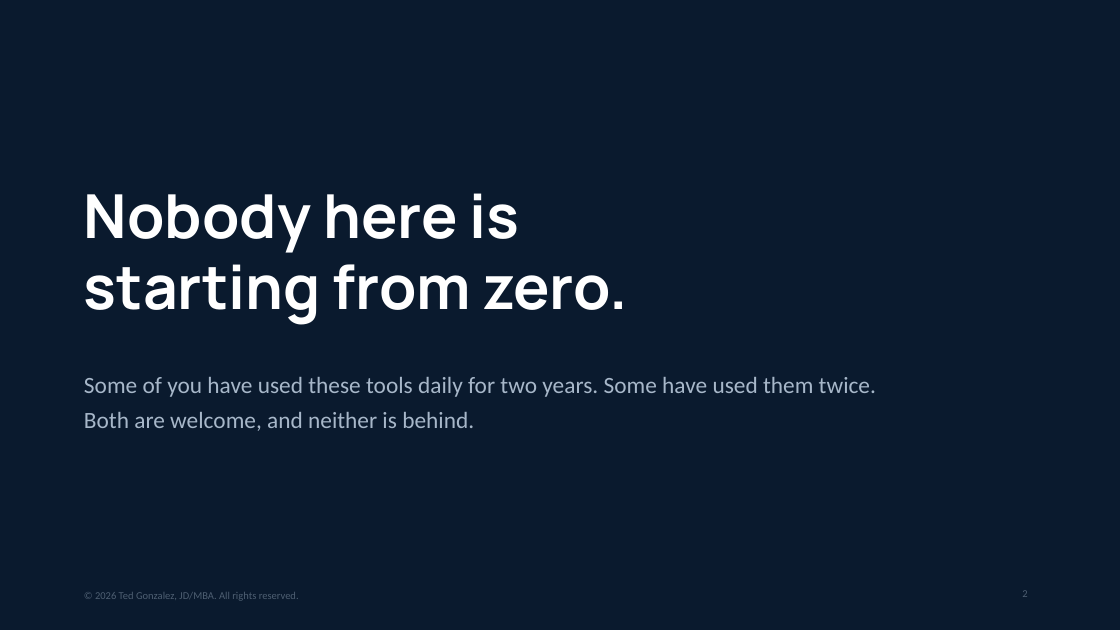
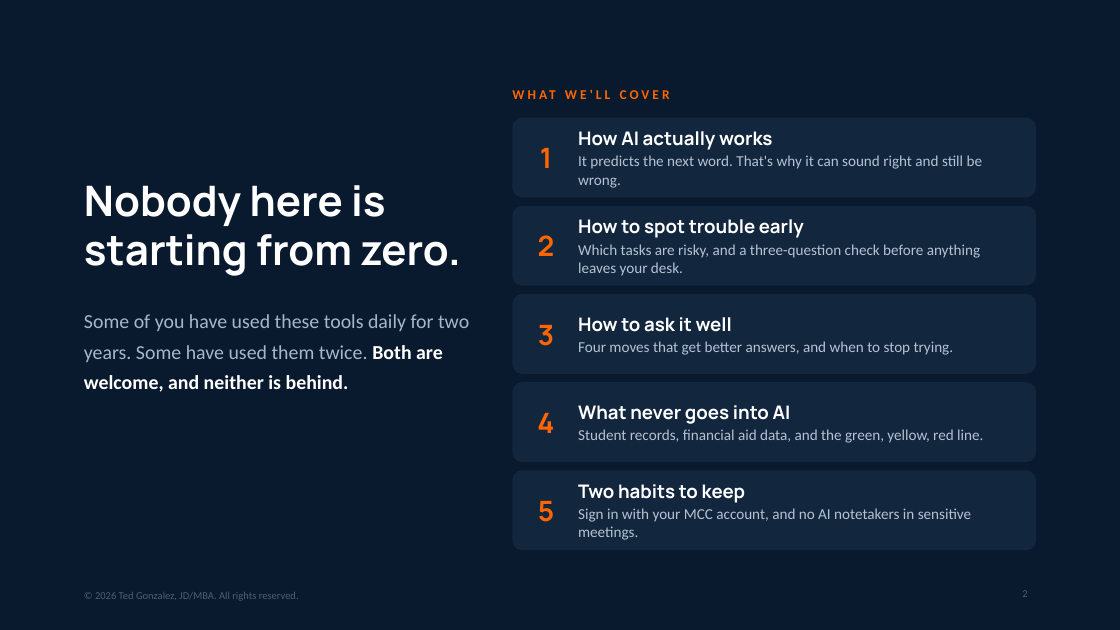
Before and after one commit to tedg145/mcc-professional-development, a slide deck: slide 2 of presentations/files/foundations.pptx. Drawn at 1120x630 pixels with LibreOffice and Linux fonts; fonts in the diff are those of the drawing. Boxes give left, top, right and bottom in pixels: in the first picture for what was removed or moved away, otherwise in the second. Text is boxed around its words. In the diff, an @@ line names an element or a change of style, - is before the commit and + after.

Commit message:
Foundations deck: five-part agenda on slide 2

```diff
--- a/presentations/files/foundations.pptx
+++ b/presentations/files/foundations.pptx
@@ rounded rectangle added at (513,118,1036,197), fill #12263E, 13 pt, text #B4C2D2 @@
+How AI actually works
+It predicts the next word. That's why it can sound right and still be wrong.
@@ text added at (540,148,552,168), 24 pt, text #FF6600, bold @@
+1
@@ text "Nobody here is" at (84,185,461,276): size 52 to 36 pt; line spacing 60.3pt to 42pt @@
@@ rounded rectangle added at (513,206,1036,286), fill #12263E, 13 pt, text #B4C2D2 @@
+How to spot trouble early
+Which tasks are risky, and a three-question check before anything leaves your desk.
@@ text added at (538,235,555,256), 24 pt, text #FF6600, bold @@
+2
@@ rounded rectangle added at (513,294,1036,374), fill #12263E, 13 pt, text #B4C2D2 @@
+How to ask it well
+Four moves that get better answers, and when to stop trying.
@@ text "Some of you have used ...": place and size @@
-text "Some of you have used ..." at (84,377,876,431)
+text "Some of you have used ..." at (84,314,469,392)
@@ text "Some of you have used ..." at (84,314,469,392): size 20 to 17 pt; text colour #A7B7C9 to #FFFFFF, bold on in "Both are welcome, and neither is behind."; line spacing 30pt to 26pt @@
@@ text added at (538,325,554,346), 24 pt, text #FF6600, bold @@
+3
@@ rounded rectangle added at (513,382,1036,462), fill #12263E, 13 pt, text #B4C2D2 @@
+What never goes into AI
+Student records, financial aid data, and the green, yellow, red line.
@@ text added at (537,413,554,433), 24 pt, text #FF6600, bold @@
+4
@@ text added at (578,405,627,420), 11.5 pt, text #FF6600, bold @@
+WHAT WE'LL COVER
@@ rounded rectangle added at (513,471,1036,550), fill #12263E, 13 pt, text #B4C2D2 @@
+Two habits to keep
+Sign in with your MCC account, and no AI notetakers in sensitive meetings.
@@ text added at (538,501,554,522), 24 pt, text #FF6600, bold @@
+5
```
